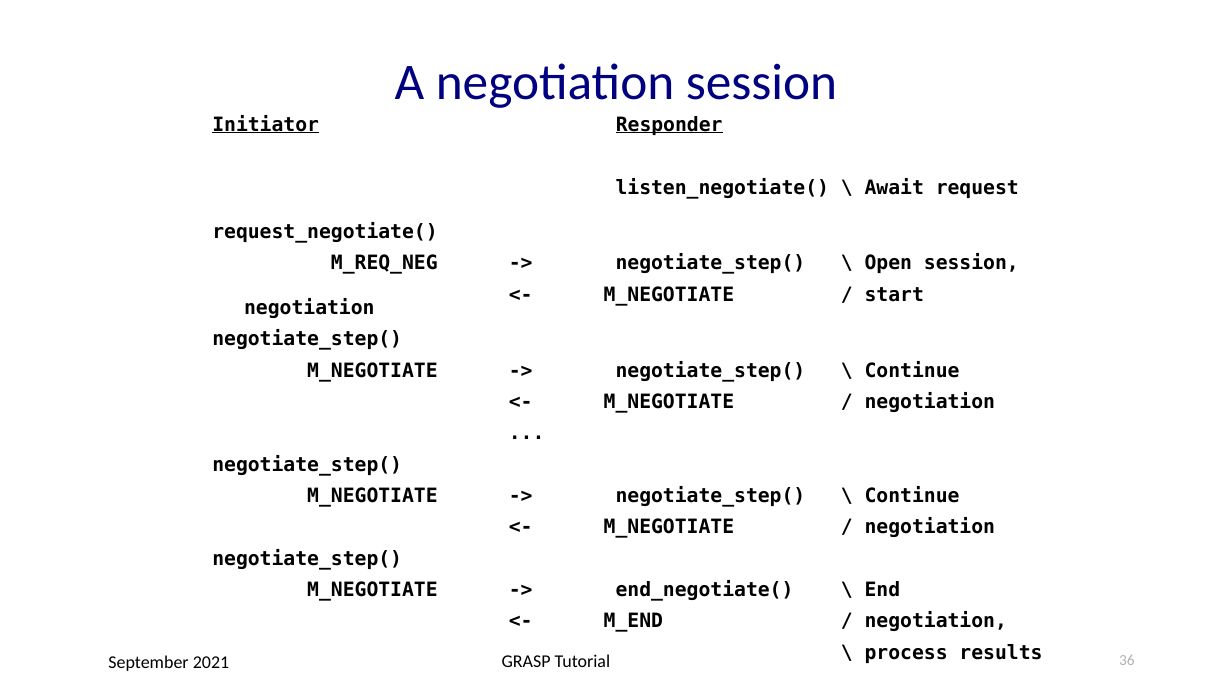
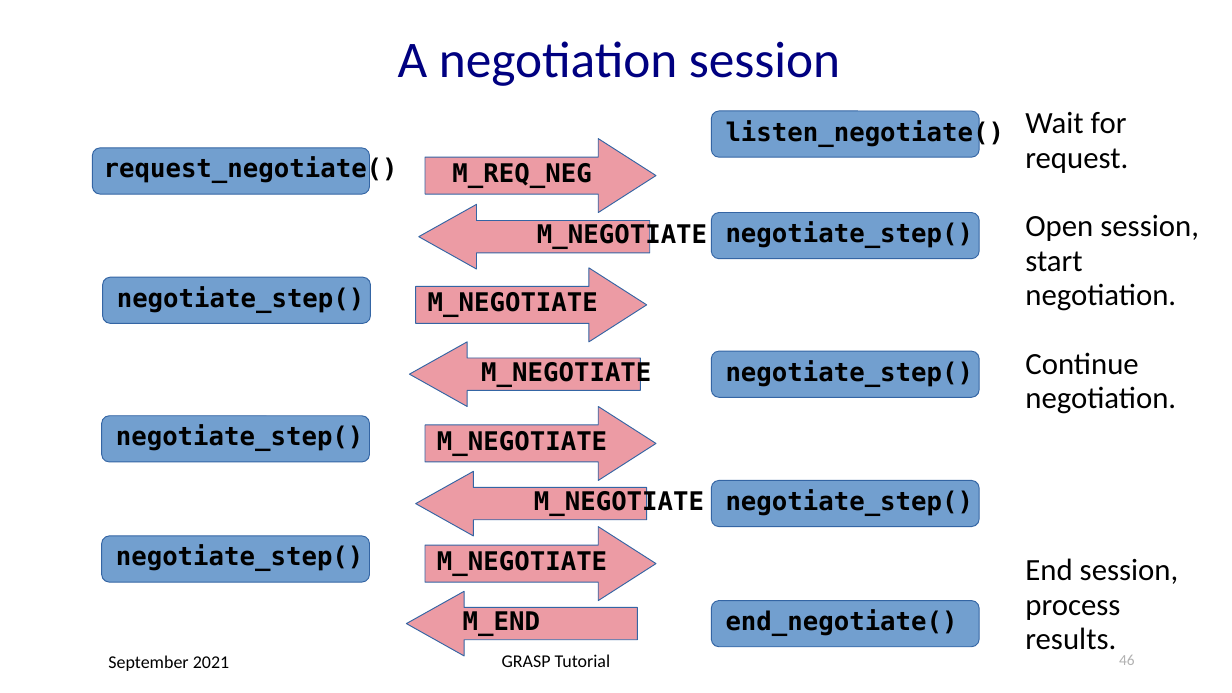
Before and after one commit to becarpenter/graspdoc, a slide deck: slide 46 of GRASP-tutorial.ppt (slide 36 before the commit). Drawn at 1232x693 pixels with LibreOffice and Linux fonts; fonts in the diff are those of the drawing. Boxes give left, top, right and bottom in pixels: in the first picture for what was removed or moved away, otherwise in the second. Text is boxed around its words. In the diff, an @@ line names an element or a change of style, - is before the commit and + after.

```diff
--- a/GRASP-tutorial.ppt
+++ b/GRASP-tutorial.ppt
@@ title "A negotiation session": place and size @@
-title "A negotiation session" at [395, 63, 837, 108]
+title "A negotiation session" at [398, 41, 840, 86]
@@ text removed at [212, 115, 1042, 660] @@
-Initiator Responder
-listen_negotiate() \ Await request
-request_negotiate()
-M_REQ_NEG -> negotiate_step() \ Open session,
-<- M_NEGOTIATE / start negotiation
-negotiate_step()
-M_NEGOTIATE -> negotiate_step() \ Continue
-<- M_NEGOTIATE / negotiation
-...
-negotiate_step()
-M_NEGOTIATE -> negotiate_step() \ Continue
-<- M_NEGOTIATE / negotiation
-negotiate_step()
-M_NEGOTIATE -> end_negotiate() \ End
-<- M_END / negotiation,
-\ process results
@@ rounded rectangle added at [711, 111, 979, 157], fill #729FCF, outline #3465A4 0.74 pt, 20 pt, text #000000, bold @@
+listen_negotiate()
@@ text added at [1025, 112, 1199, 650], 24 pt, text #000000 @@
+Wait for request.
+Open session, start negotiation.
+Continue negotiation.
+End session, process results.
@@ rounded rectangle added at [92, 148, 369, 194], fill #729FCF, outline #3465A4 0.74 pt, 20 pt, text #000000, bold @@
+request_negotiate()
@@ right arrow added at [425, 139, 656, 212], fill #EC9BA4, outline #3465A4 0.74 pt, 20 pt, text #000000, bold @@
+M_REQ_NEG
@@ left arrow added at [418, 204, 649, 269], fill #EC9BA4, outline #3465A4 0.74 pt, 20 pt, text #000000, bold @@
+M_NEGOTIATE
@@ rounded rectangle added at [711, 212, 979, 259], fill #729FCF, outline #3465A4 0.74 pt, 20 pt, text #000000, bold @@
+negotiate_step()
@@ right arrow added at [416, 268, 646, 342], fill #EC9BA4, outline #3465A4 0.74 pt, 20 pt, text #000000, bold @@
+M_NEGOTIATE
@@ rounded rectangle added at [103, 277, 370, 323], fill #729FCF, outline #3465A4 0.74 pt, 20 pt, text #000000, bold @@
+negotiate_step()
@@ left arrow added at [409, 342, 640, 406], fill #EC9BA4, outline #3465A4 0.74 pt, 20 pt, text #000000, bold @@
+M_NEGOTIATE
@@ rounded rectangle added at [711, 351, 979, 397], fill #729FCF, outline #3465A4 0.74 pt, 20 pt, text #000000, bold @@
+negotiate_step()
@@ rounded rectangle added at [102, 416, 369, 462], fill #729FCF, outline #3465A4 0.74 pt, 20 pt, text #000000, bold @@
+negotiate_step()
@@ right arrow added at [425, 406, 656, 480], fill #EC9BA4, outline #3465A4 0.74 pt, 20 pt, text #000000, bold @@
+M_NEGOTIATE
@@ left arrow added at [416, 471, 646, 536], fill #EC9BA4, outline #3465A4 0.74 pt, 20 pt, text #000000, bold @@
+M_NEGOTIATE
@@ rounded rectangle added at [711, 480, 979, 526], fill #729FCF, outline #3465A4 0.74 pt, 20 pt, text #000000, bold @@
+negotiate_step()
@@ rounded rectangle added at [102, 536, 369, 582], fill #729FCF, outline #3465A4 0.74 pt, 20 pt, text #000000, bold @@
+negotiate_step()
@@ right arrow added at [425, 526, 656, 600], fill #EC9BA4, outline #3465A4 0.74 pt, 20 pt, text #000000, bold @@
+M_NEGOTIATE
@@ left arrow added at [406, 591, 637, 656], fill #EC9BA4, outline #3465A4 0.74 pt, 20 pt, text #000000, bold @@
+M_END
@@ rounded rectangle added at [711, 600, 979, 646], fill #729FCF, outline #3465A4 0.74 pt, 20 pt, text #000000, bold @@
+end_negotiate()
@@ page number at [1119, 655, 1135, 665]: text changed @@
-36
+46
```
Also in this commit, not shown: 3 other slides changed, 12 slides added, 2 other files.
